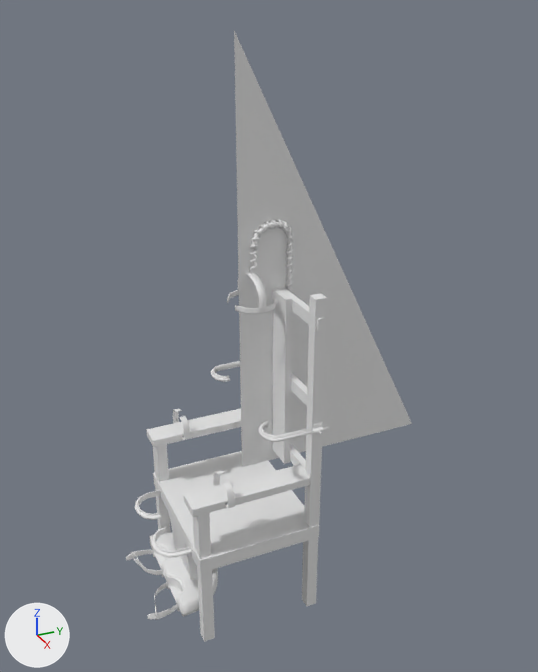
The Blender file addons/Withes_ElectricChair/model/model.blend as it was, and as the next commit left it.
Both versions are drawn from a camera (50 mm lens) standing at (2.86, -1.15, 2.11) and looking at (-0.02, 0.15, 0.66). Arrows for +X, +Y and +Z are at lower left; the lights stay in place.

Objects in the first picture: '1'.
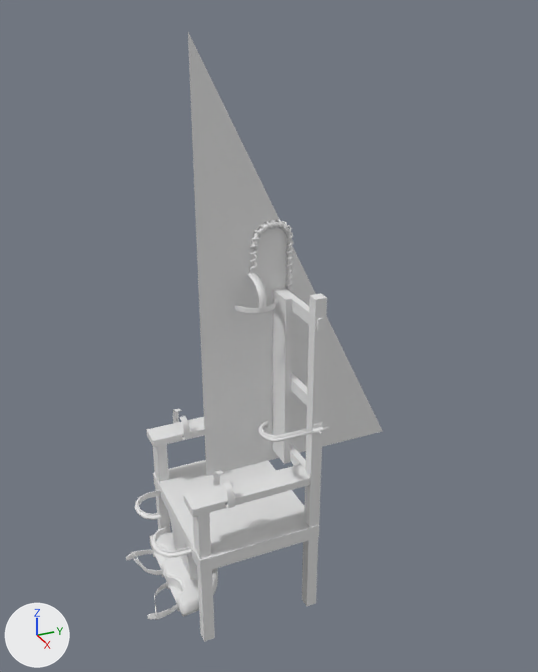
Pixel boxes (x1, y1, x2, y2) of what changed, in the pictures (538 x 672 px; the box of a moved part takes in the faces that stretch with it):
'1', reshaped (10% narrower): before (126, 31, 412, 642); after (126, 32, 382, 642)
part 1 of me_1, moved or reshaped: before (234, 31, 412, 467); after (188, 32, 382, 476)

The change, as a diff of the scene's bpy script:
```diff
--- a/addons/Withes_ElectricChair/model/model.blend.py
+++ b/addons/Withes_ElectricChair/model/model.blend.py
@@ me_1 @@
 me_1.from_pydata(...)  # 8232 vertices, 8067 faces; spans x -0.4..0.41, y -0.58..1.0, z -0.66..1.98
 # used by ob_1; location = (0.0, 0.0, 0.0)
 # before: 8229 (-0.01, 0.0, -0.02) at pixel (241, 467), 8230 (-0.01, 0.0, 1.98) at pixel (234, 30), 8231 (-0.01, 1.0, -0.02) at pixel (412, 423)
+# me_1 part 1
+for i in [8229, 8230, 8231]: me_1.vertices[i].co += Vector((0.0, -0.19, 0.0))
```
